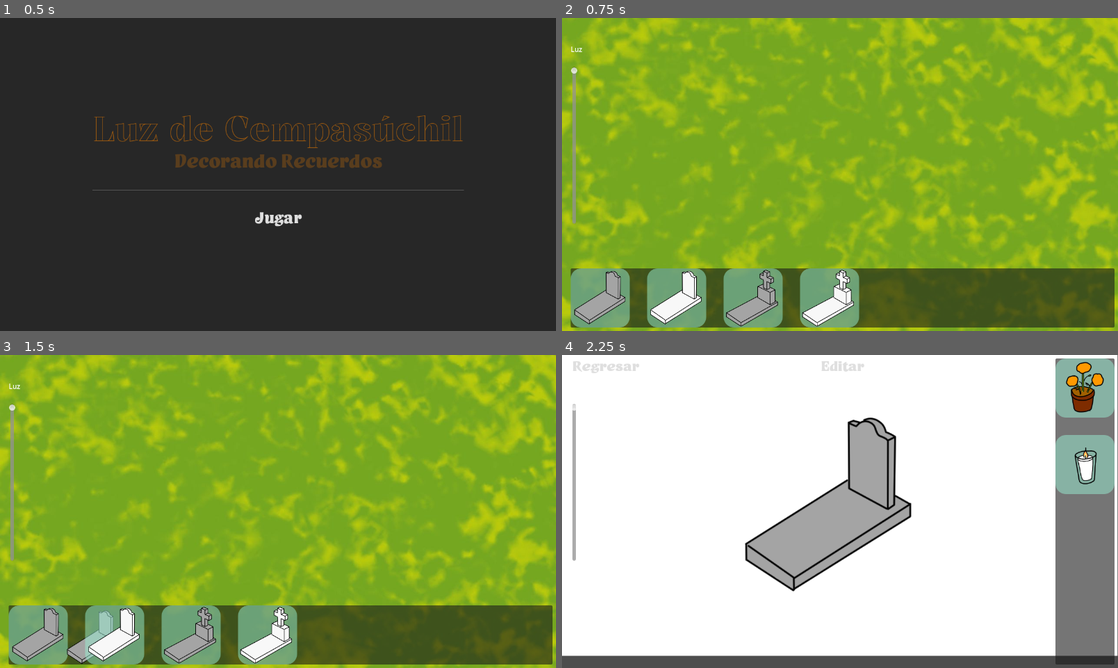
Above: before the commit, frames 1-4 (two rows, left to right).
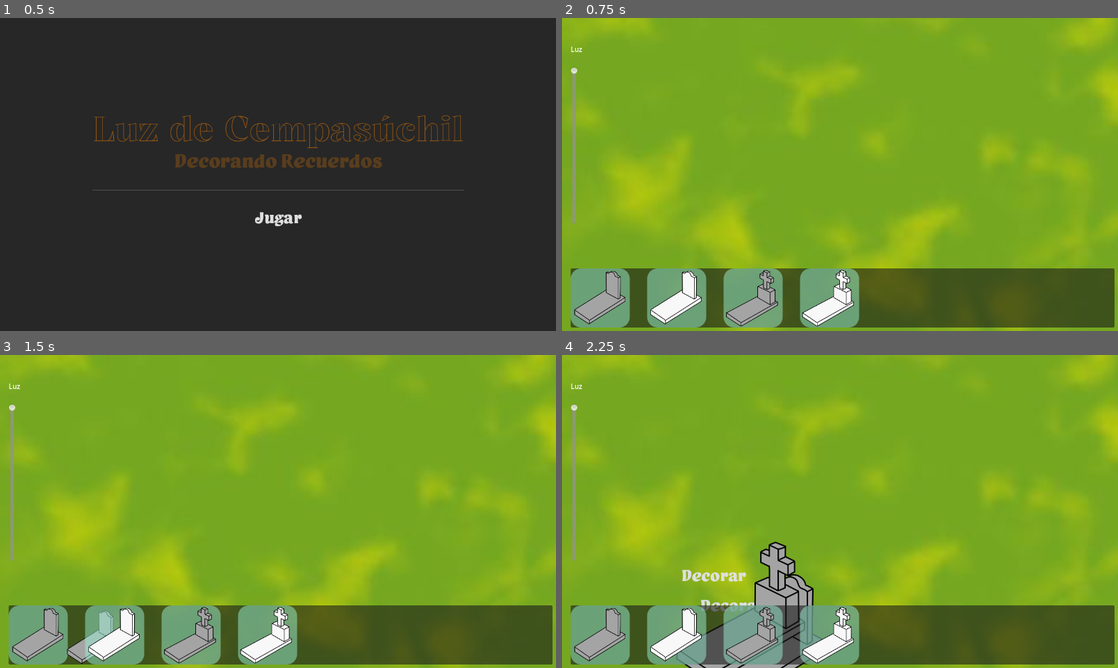
Above: after the commit, the same moments.

Repository: M0G1WARA/game-jam-2025
Game: Godot game, scene res://Scenes/MainMenu/main_menu.tscn
Same seed, same stepped clock (60 frames per second), same inputs: the game is played once before the commit and once after it.
Inputs (mouse positions are in pixels of both pictures, inside the frame that each line leads up to):
- Up to frame 1 (0.5 s): no input
- Up to frame 2 (0.75 s): click "Jugar" at 0.5 s
- Up to frame 3 (1.5 s): tap Enter at 1.25 s; drag from (38, 633) to (189, 636) at 1.27 s
- Up to frame 4 (2.25 s): click "Decorar" at 2 s

Frame 1 is identical in both runs. In frame 2, 20% of the frame differs, in the area x 0-100%, y 0-100%; in frame 3, 20%; in frame 4, 98%.

Commit message:
Update position

Diff:
--- a/Scenes/Decoration/decoration.gd
+++ b/Scenes/Decoration/decoration.gd
@@ -15,23 +15,24 @@
 	load_objects()
 
 func save_objects():
+	var grave_node = $Default/Graves
 	if current_id == -1 or !Global.instanced_objects.has(current_id):
 		return
 	Global.instanced_objects[current_id] = []
 	for child in get_children():
 		if child.name == "Default":
 			continue
-		Global.instanced_objects[current_id].append([child.position, child.get_image_id()])
-	print("save ", Global.instanced_objects)
+		Global.instanced_objects[current_id].append([grave_node.to_local(child.global_position), child.get_image_id()])
 	get_tree().change_scene_to_file("res://Scenes/Game/game.tscn")
 
 func load_objects():
+	var grave_node = $Default/Graves
 	var objetos = Global.instanced_objects.get(current_id, [])
 	if objetos.is_empty() or current_id == -1:
 		return
 
 	for child_data in objetos:
 		var new_object = object_scene.instantiate()
-		new_object.position = child_data[0]
+		new_object.position = grave_node.to_global(child_data[0])
 		new_object.assign_image_by_id(child_data[1])
 		add_child(new_object)
--- a/Scenes/Decoration/decoration.tscn
+++ b/Scenes/Decoration/decoration.tscn
@@ -14,22 +14,20 @@
 anchors_preset = 15
 anchor_right = 1.0
 anchor_bottom = 1.0
-offset_left = -64.0
-offset_top = -63.0
-offset_right = 1216.0
-offset_bottom = 657.0
+offset_left = -640.0
+offset_top = -360.0
+offset_right = 640.0
+offset_bottom = 360.0
 grow_horizontal = 2
 grow_vertical = 2
 
 [node name="Graves" type="Sprite2D" parent="Default"]
-position = Vector2(520, 295)
 scale = Vector2(1.3, 1.3)
 texture = ExtResource("2_8mlsl")
 hframes = 2
 vframes = 2
 
 [node name="Camera2D" type="Camera2D" parent="Default"]
-position = Vector2(577, 325)
 
 [node name="HUD" parent="Default" instance=ExtResource("3_aet3s")]
 is_horizontal = false
--- a/Scenes/Game/game.tscn
+++ b/Scenes/Game/game.tscn
@@ -16,6 +16,7 @@
 offset_bottom = 720.0
 grow_horizontal = 2
 grow_vertical = 2
+scale = Vector2(4, 4)
 texture = ExtResource("5_ciybh")
 
 [node name="Node2D" type="Node2D" parent="."]
@@ -23,5 +24,6 @@
 [node name="HUD" parent="." instance=ExtResource("2_qxfds")]
 
 [node name="Camera" parent="." instance=ExtResource("6_vifcx")]
+offset = Vector2(2500, 1200)
 
 [node name="Light" type="CanvasModulate" parent="."]
--- a/Scenes/Grave/grave.gd
+++ b/Scenes/Grave/grave.gd
@@ -2,7 +2,7 @@
 
 
 var object_id: int
-
+var object_scene = preload("res://Scenes/Object/object.tscn")
 
 func assign_image_by_id(texture_id: int):
 	if texture_id <= 4:
@@ -32,3 +32,18 @@
 
 func set_id(id = Global.get_new_id()):
 	object_id = id
+	load_objects()
+
+func load_objects():
+	var grave_node= $Graves
+	var objetos = Global.instanced_objects.get(object_id, [])
+	if objetos.is_empty():
+		return
+
+	for child_data in objetos:
+		var new_object = object_scene.instantiate()
+		new_object.position  = grave_node.position + Vector2(child_data[0])
+		new_object.scale.x = 0.7
+		new_object.scale.y = 0.7
+		new_object.assign_image_by_id(child_data[1])
+		add_child(new_object)
--- a/Scenes/Grave/grave.tscn
+++ b/Scenes/Grave/grave.tscn
@@ -28,7 +28,6 @@
 shape = SubResource("CircleShape2D_jjkqu")
 
 [node name="Graves" type="Sprite2D" parent="."]
-position = Vector2(-29, -78)
 texture = ExtResource("2_hnudw")
 hframes = 2
 vframes = 2
@@ -52,9 +51,10 @@
 shape = SubResource("CircleShape2D_hnudw")
 
 [node name="Button" type="Button" parent="."]
-offset_left = -157.0
-offset_top = -127.0
-offset_bottom = -85.0
+offset_left = -122.0
+offset_top = -90.0
+offset_right = 35.0
+offset_bottom = -48.0
 theme_override_colors/font_hover_color = Color(0.92941177, 0.4862745, 0, 1)
 theme_override_fonts/font = ExtResource("3_jjkqu")
 theme_override_font_sizes/font_size = 40
--- a/Scenes/Object/object.gd
+++ b/Scenes/Object/object.gd
@@ -4,8 +4,10 @@
 var light_objects = [1]
 
 func _ready():
-	get_parent().get_node("Default").get_node("HUD").get_node("MarginContainer").get_node("EditButton").connect("pressed", Callable(self, "options"))
-	options()
+	var edit_button = get_parent().get_node_or_null("Default/HUD/MarginContainer/EditButton")
+	if edit_button != null:
+		get_parent().get_node("Default").get_node("HUD").get_node("MarginContainer").get_node("EditButton").connect("pressed", Callable(self, "options"))
+		options()
 
 func assign_image_by_id(texture_id: int):
 	if texture_id <= 31:
